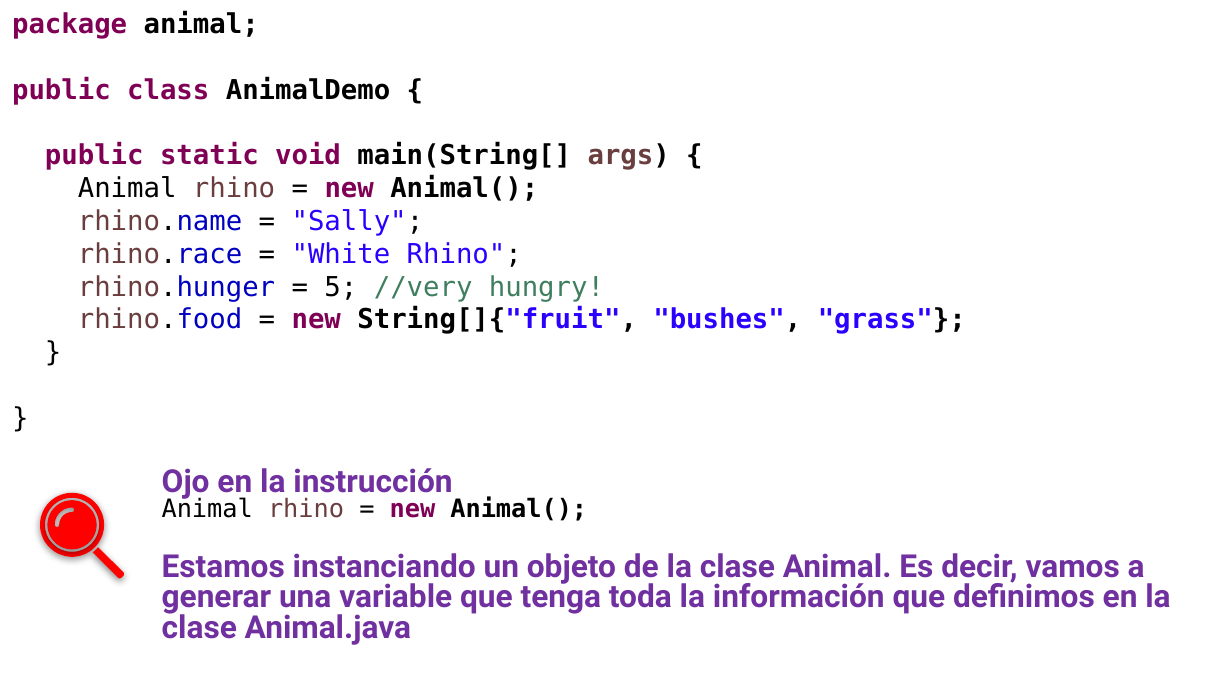
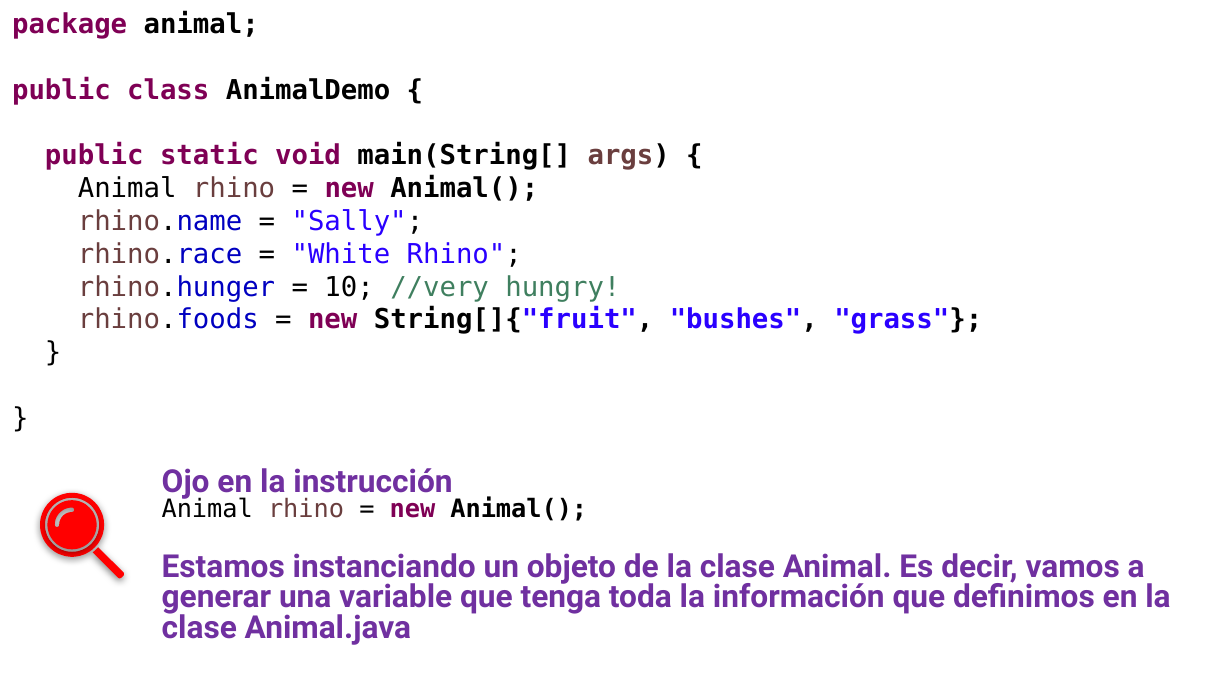
Before and after one commit to OMardil/INFO2, a slide deck: slide 6 of MOD03_Introduccion_a_OOP/01 Presentacion/INFO2_MOD03-Introduccion_a_OOP.pptx. Drawn at 1232x693 pixels with LibreOffice and Linux fonts; fonts in the diff are those of the drawing. Boxes give left, top, right and bottom in pixels: in the first picture for what was removed or moved away, otherwise in the second. Text is boxed around its words. In the diff, an @@ line names an element or a change of style, - is before the commit and + after.

```diff
--- a/MOD03_Introduccion_a_OOP/01 Presentacion/INFO2_MOD03-Introduccion_a_OOP.pptx
+++ b/MOD03_Introduccion_a_OOP/01 Presentacion/INFO2_MOD03-Introduccion_a_OOP.pptx
@@ text at (78, 275, 982, 334): text changed @@
-rhino.hunger = 5; //very hungry!
-rhino.food = new String[]{"fruit", "bushes", "grass"};
+rhino.hunger = 10; //very hungry!
+rhino.foods = new String[]{"fruit", "bushes", "grass"};
```
Also in this commit, not shown: 4 other slides changed, 4 slides added, 10 other files.
